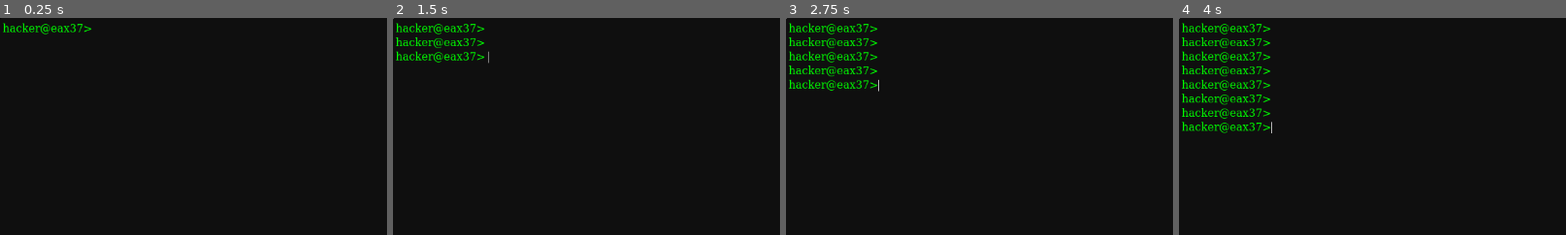
Above: before the commit, frames 1-4 (left to right).
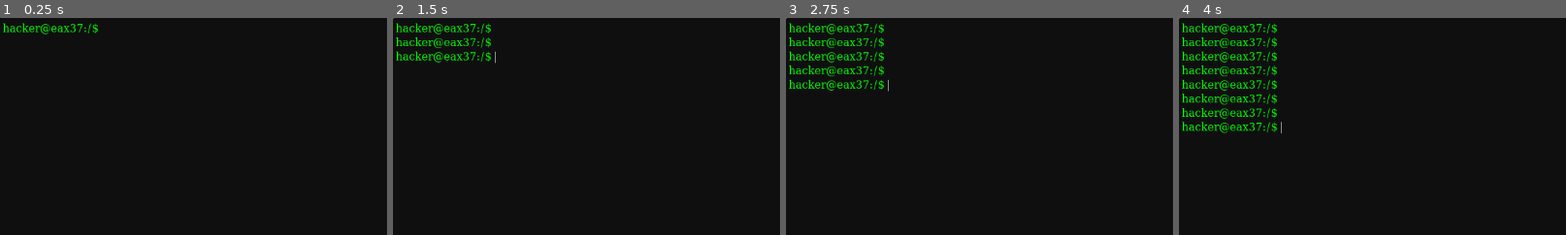
Above: after the commit, the same moments.

Repository: Nuzzload/eax37
Game: Godot game, scene res://terminal.tscn
Same seed, same stepped clock (60 frames per second), same inputs: the game is played once before the commit and once after it.
Inputs (mouse positions are % of the whole screen's width and height, from its top left):
- Up to frame 1 (0.25 s): no input
- Up to frame 2 (1.5 s): tap Enter at 0.5, 0.8, 1.35 s; tap Backspace at 0.6 s; click (50, 50) at 0.67 s; tap Space at 1.25 s; move the mouse to (30, 55) at 1.27 s; click (30, 55) at 1.42 s
- Up to frame 3 (2.75 s): tap Backspace at 1.55, 2.1 s; tap Enter at 2, 2.3 s; move the mouse to (60, 28) at 2.02 s; click (60, 28) at 2.17 s
- Up to frame 4 (4 s): tap Space at 2.75 s; move the mouse to (45, 70) at 2.77 s; tap Enter at 2.85, 3.5, 3.8 s; click (45, 70) at 2.92 s; tap Backspace at 3.05, 3.6 s; move the mouse to (80, 65) at 3.52 s; click (80, 65) at 3.67 s
The pictures show only the part of the screen within x 0-50%, y 0-50%; the shares and areas given below are measured in that part.

The runs differ from the first frame. In frame 1, less than 0.1% of the frame differs, in the area x 21-26%, y 2-8%; in frame 2, 0.3%; in frame 3, 0.4%; in frame 4, 0.7%, in the area x 21-27%, y 2-54%.

Commit message:
Ajout du filesystem - Ajout des commandes cd, pwd, cat, exit

Diff:
--- /dev/null
+++ b/filenode.gd
@@ -0,0 +1,11 @@
+extends Node
+
+# Le vrai nom du fichier, affiché dans le terminal
+@export var filename: String = "file.txt"
+
+# Contenu du fichier
+@export var content: String = "Hello World!"
+
+# Méthode pour retourner le contenu
+func get_content() -> String:
+	return content
--- a/terminal.tscn
+++ b/terminal.tscn
@@ -2,6 +2,7 @@
 
 [ext_resource type="FontFile" uid="uid://cw7cdtqrwdmn8" path="res://font.tres" id="1_7d6gb"]
 [ext_resource type="Script" uid="uid://cuo4trjjad1xb" path="res://terminal_text.gd" id="2_b5qft"]
+[ext_resource type="Script" uid="uid://cj4x0lvr73g3v" path="res://filenode.gd" id="3_b5qft"]
 
 [node name="Terminal" type="Control" unique_id=1656379642]
 layout_mode = 3
@@ -35,3 +36,15 @@
 deselect_on_focus_loss_enabled = false
 drag_and_drop_selection_enabled = false
 script = ExtResource("2_b5qft")
+
+[node name="filesystem_root" type="Node" parent="TerminalText" unique_id=2073075414]
+
+[node name="documents" type="Node" parent="TerminalText/filesystem_root" unique_id=1472262731]
+
+[node name="file1_txt" type="Node" parent="TerminalText/filesystem_root/documents" unique_id=1152987163]
+script = ExtResource("3_b5qft")
+
+[node name="password_txt" type="Node" parent="TerminalText/filesystem_root" unique_id=472443028]
+script = ExtResource("3_b5qft")
+filename = "password.txt"
+content = "mysuperpassword"
--- a/terminal_text.gd
+++ b/terminal_text.gd
@@ -1,52 +1,161 @@
 extends TextEdit
 
-# Prompt du terminal
-var prompt: String = "hacker@eax37>"
+# -----------------------
+# Prompt Linux-style
+# -----------------------
+var user: String = "hacker"
+var hostname: String = "eax37"
 
-func _ready() -> void:
-	# Affiche le prompt
-	text = prompt + " "
+# -----------------------
+# Root du filesystem (enfant direct de TerminalText)
+# -----------------------
+@onready var filesystem_root: Node = $filesystem_root
+var current_node: Node
+var path_stack: Array = [] # pile pour cd ..
+
+# -----------------------
+# Initialisation
+# -----------------------
+func _ready():
+	if filesystem_root == null:
+		print_line("ERROR: filesystem_root is null ! Check node path")
+		return
+	current_node = filesystem_root
+	text = get_prompt()
 	editable = true
 	caret_blink = true
-	# Curseur à la fin
 	set_caret_line(get_line_count() - 1)
-	set_caret_column(prompt.length())
+	set_caret_column(get_caret_line_length(get_line_count() - 1))
 
-func _gui_input(event: InputEvent) -> void:
+# -----------------------
+# Gestion de l'input
+# -----------------------
+func _gui_input(event):
 	if event is InputEventKey and event.pressed:
 		# Bloque Backspace avant le prompt
 		if event.keycode == KEY_BACKSPACE:
-			if get_caret_column() <= prompt.length():
+			if get_caret_column() <= get_prompt().length():
 				accept_event()
-
-		# Entrée = exécuter la commande
 		elif event.keycode == KEY_ENTER:
 			run_command()
 			accept_event()
 
-func run_command() -> void:
+# -----------------------
+# Prompt dynamique Linux-style (ignore filesystem_root)
+# -----------------------
+func get_prompt() -> String:
+	var path = ""
+	if path_stack.size() == 0:
+		path = "/"
+	else:
+		for node in path_stack:
+			if node != filesystem_root:
+				path += node.name + "/"
+		if current_node != filesystem_root:
+			path += current_node.name
+		if path == "":
+			path = "/"
+		else:
+			path = "/" + path
+	return "%s@%s:%s$ " % [user, hostname, path]
+
+# -----------------------
+# Exécuter la commande
+# -----------------------
+func run_command():
+	if current_node == null:
+		print_line("Error: current_node is null")
+		return
 	var last_line_index = get_line_count() - 1
 	var line_text = get_line(last_line_index)
-	# Supprime le prompt pour récupérer la commande
-	var command = line_text.substr(prompt.length()).strip_edges()
+	var prompt_text = get_prompt()
+	var command = line_text.substr(prompt_text.length()).strip_edges()
 	process_command(command)
-	# Ajoute un nouveau prompt
-	text += "\n" + prompt + " "
-	# Place le curseur après le prompt
+	text += "\n" + get_prompt()
 	set_caret_line(get_line_count() - 1)
-	set_caret_column(prompt.length())
+	set_caret_column(get_caret_line_length(get_line_count() - 1))
 
-func process_command(command: String) -> void:
+# -----------------------
+# Traiter les commandes
+# -----------------------
+func process_command(command: String):
 	if command == "":
 		return
-	match command:
+	var parts = command.split(" ")
+	match parts[0]:
 		"help":
-			print_line("Available commands: help ls")
+			print_line("Available commands: help ls cd cat pwd exit")
 		"ls":
-			print_line("documents")
-			print_line("password.txt")
+			if current_node == null:
+				print_line("Error: current_node is null")
+				return
+			for child in current_node.get_children():
+				if child.has_method("get_content"): # fichier
+					print_line(child.filename)
+				else: # dossier
+					print_line(child.name)
+		"cd":
+			if parts.size() < 2:
+				print_line("cd: missing argument")
+			elif parts[1] == "..":
+				if path_stack.size() > 0:
+					current_node = path_stack.pop_back()
+				else:
+					print_line("Already at root")
+			elif parts[1] == ".":
+				# cd . ne fait rien
+				pass
+			else:
+				if current_node == null:
+					print_line("Error: current_node is null")
+					return
+				var folder = current_node.get_node_or_null(parts[1])
+				if folder != null and folder.get_child_count() >= 0:
+					path_stack.append(current_node)
+					current_node = folder
+				else:
+					print_line("cd: folder not found")
+		"cat":
+			if parts.size() < 2:
+				print_line("cat: missing filename")
+			else:
+				if current_node == null:
+					print_line("Error: current_node is null")
+					return
+				var found = false
+				for child in current_node.get_children():
+					if child.has_method("get_content") and child.filename == parts[1]:
+						print_line(child.get_content())
+						found = true
+						break
+				if not found:
+					print_line("cat: file not found")
+		"pwd":
+			var path = ""
+			if path_stack.size() == 0:
+				path = "/"
+			else:
+				for node in path_stack:
+					if node != filesystem_root:
+						path += "/" + node.name
+				if current_node != filesystem_root:
+					path += "/" + current_node.name
+				if path == "":
+					path = "/"
+			print_line(path)
+		"exit":
+			get_tree().quit()
 		_:
 			print_line("command not found")
 
-func print_line(message: String) -> void:
+# -----------------------
+# Afficher une ligne
+# -----------------------
+func print_line(message: String):
 	text += "\n" + message
+
+# -----------------------
+# Longueur d'une ligne pour le curseur
+# -----------------------
+func get_caret_line_length(line_idx: int) -> int:
+	return get_line(line_idx).length()
Not shown, added: filenode.gd.uid
